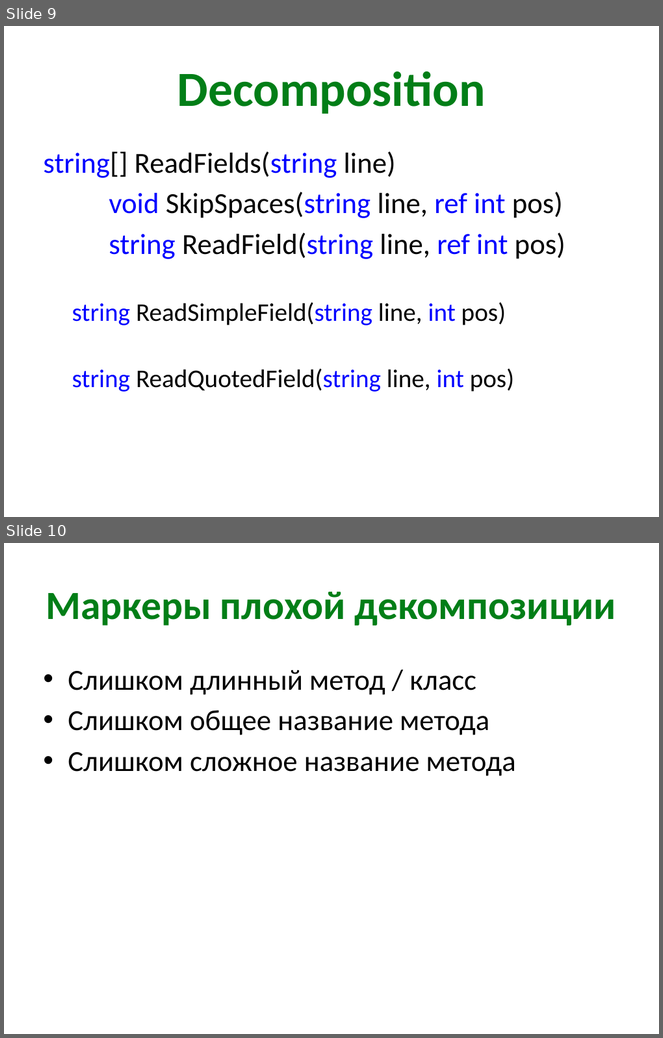
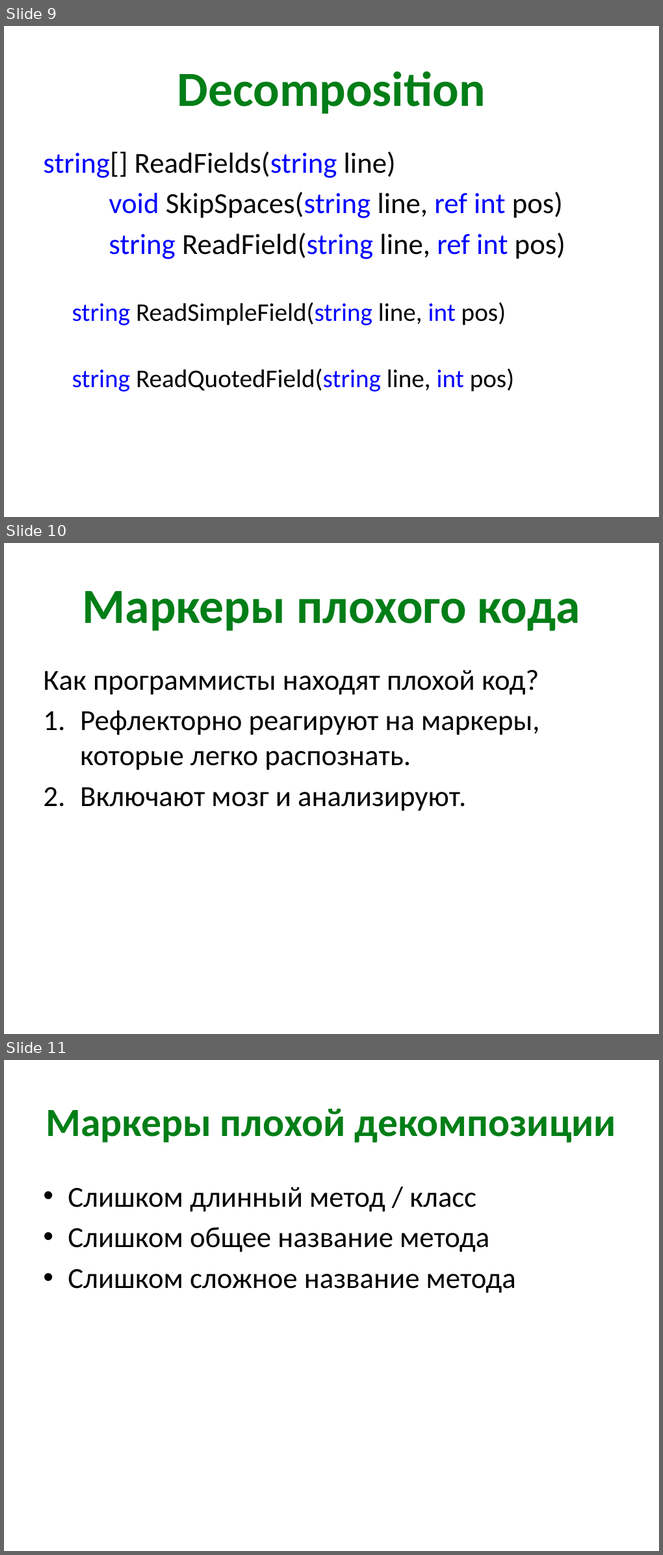
Before and after one commit to kontur-courses/clean-code, a slide deck: CleanCode.pptx. Shown one above the other, each under a label of ours: slides 9 and 10 before the commit, slides 9, 10 and 11 after it. The pictures are 663x1038 and 663x1555 pixels, drawn with LibreOffice and Linux fonts; fonts in the diff are those of the drawing. Boxes give left, top, right and bottom in pixels: in the first picture for what was removed or moved away, otherwise in the second. Text is boxed around its words. In the diff, an @@ line names an element or a change of style, - is before the commit and + after.

```diff
--- a/CleanCode.pptx
+++ b/CleanCode.pptx
@@ slide 10 added at <box>4,543,659,1034</box>, background #FFFFFF @@
@@ title added at <box>83,591,581,631</box>, 54 pt, text #027E17, bold @@
+Маркеры плохого кода
@@ text added at <box>43,670,540,811</box>, 32 pt, text #000000 @@
+Как программисты находят плохой код?
+1. Рефлекторно реагируют на маркеры, которые легко распознать.
+2. Включают мозг и анализируют.
@@ what was slide 10 is now slide 11 @@
```
Also in this commit, not shown: 4 slides changed, 4 other slides added.
